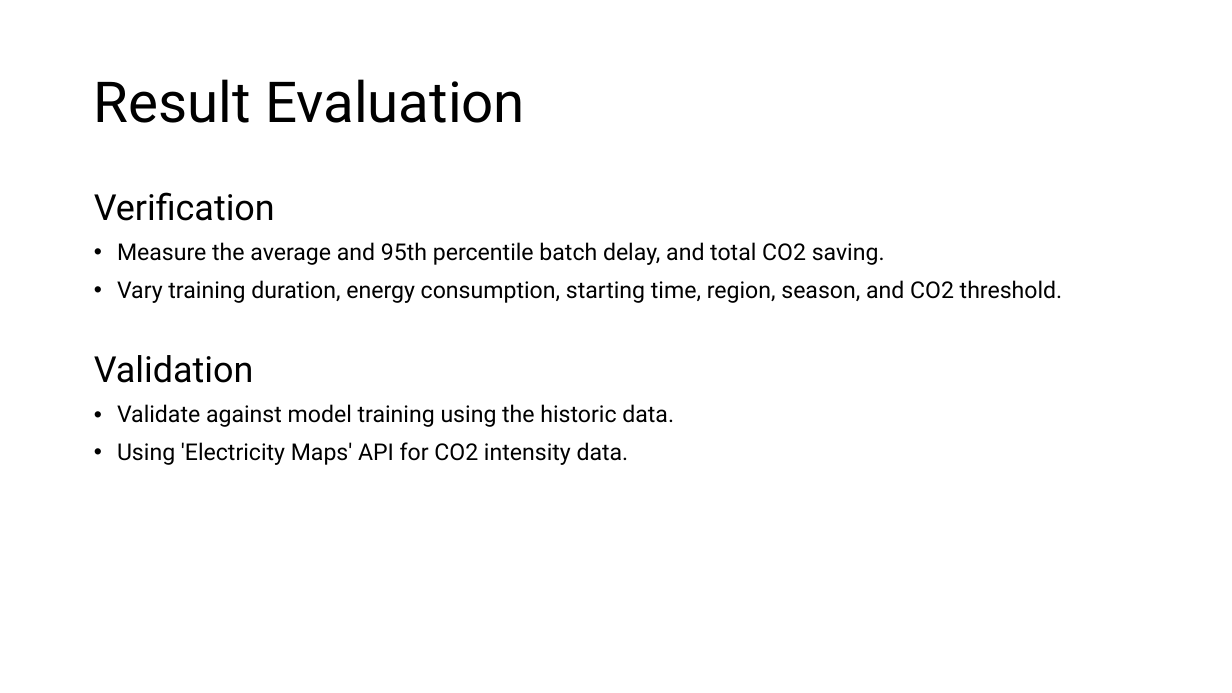
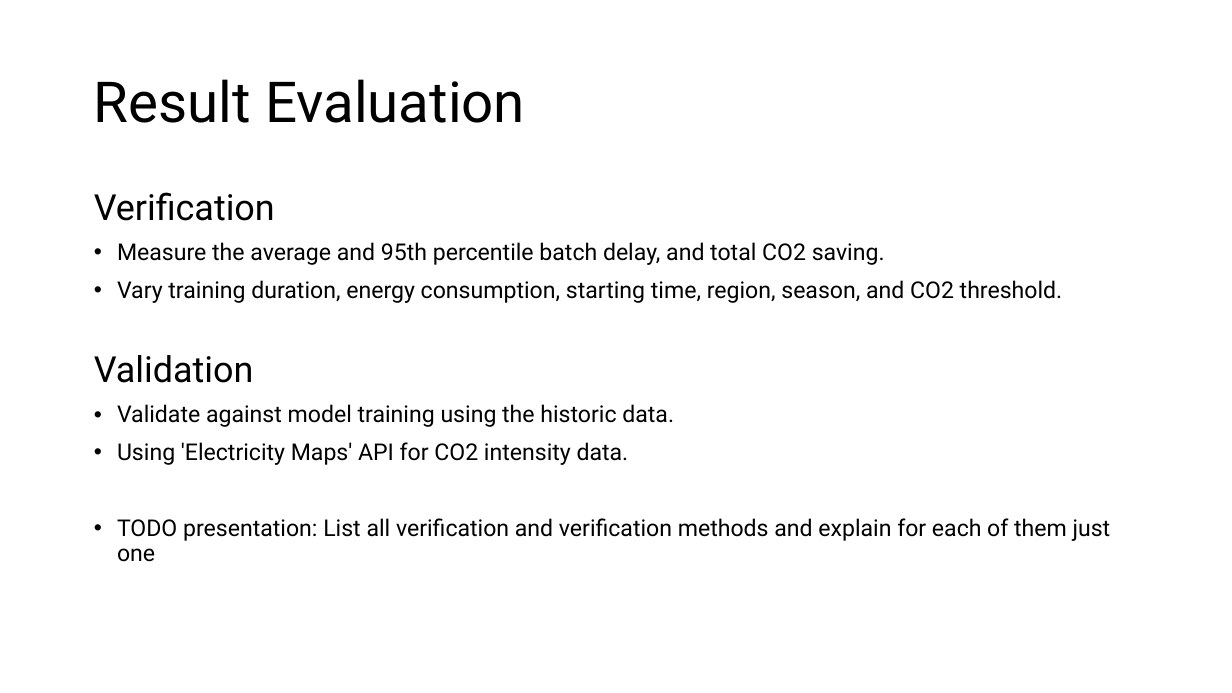
Before and after one commit to 404Simon/TheGreenEpoch, a slide deck: slide 10 of presentation/DraftSAMv1.pptx (slide 6 before the commit). Drawn at 1232x693 pixels with LibreOffice and Linux fonts; fonts in the diff are those of the drawing. Boxes give left, top, right and bottom in pixels: in the first picture for what was removed or moved away, otherwise in the second. Text is boxed around its words. In the diff, an @@ line names an element or a change of style, - is before the commit and + after.

```diff
--- a/presentation/DraftSAMv1.pptx
+++ b/presentation/DraftSAMv1.pptx
@@ text at (117, 518, 1111, 562): paragraph added @@
+• TODO presentation: List all verification and verification methods and explain for each of them just one
```
Also in this commit, not shown: 2 other slides changed, 5 slides added.
